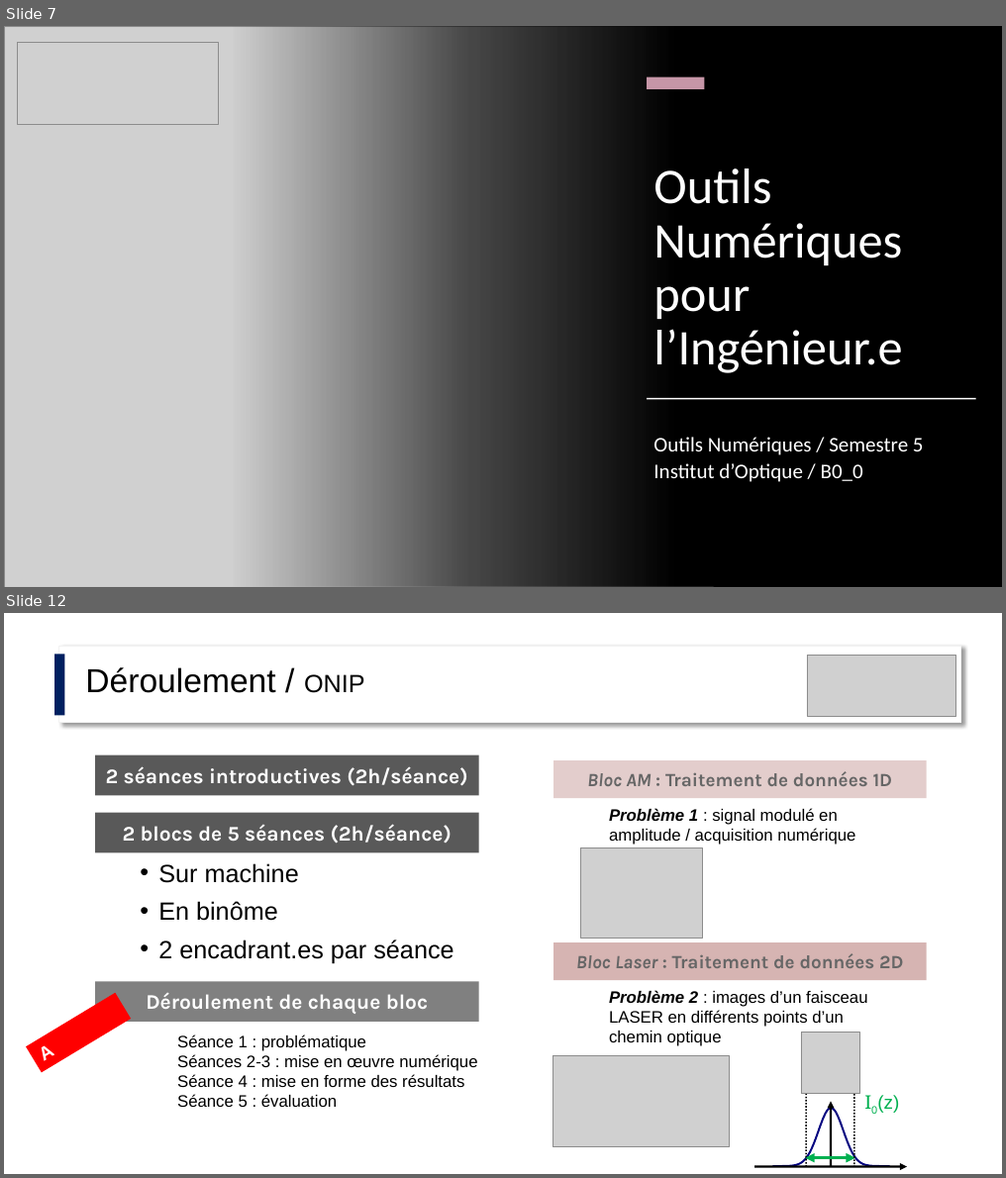
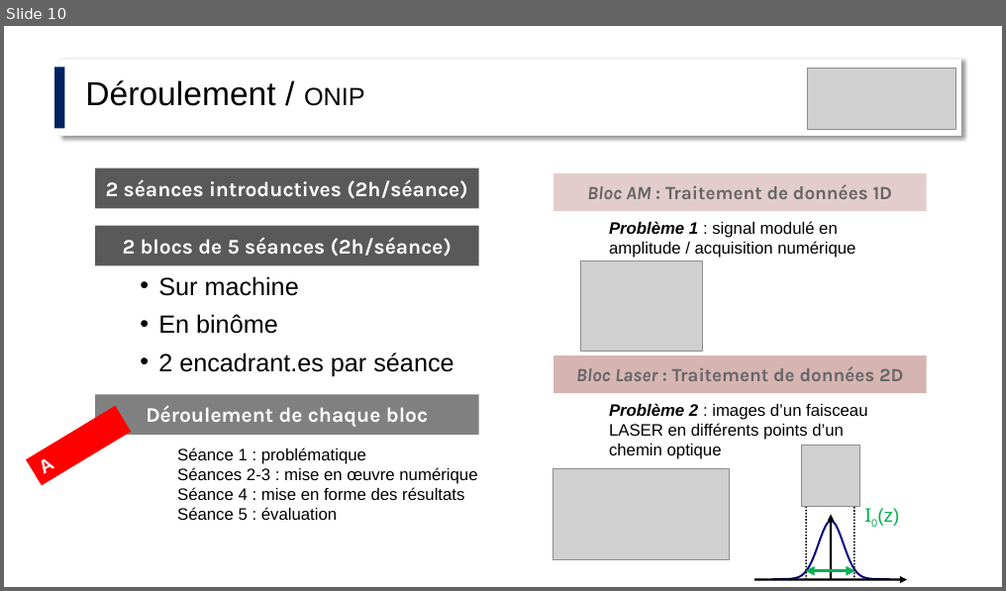
Before and after one commit to jvillemejane/jvillemejane, a slide deck: Presentations/2024_COPERF_Informatique.pptx. Shown one above the other, each under a label of ours: slides 7 and 12 before the commit, slide 10 after it; the slides between them are not shown. The pictures are 1006x1178 and 1006x591 pixels, drawn with LibreOffice and Linux fonts; fonts in the diff are those of the drawing; grey boxes stand for pictures. Boxes give left, top, right and bottom in pixels: in the first picture for what was removed or moved away, otherwise in the second. Text is boxed around its words. In the diff, an @@ line names an element or a change of style, - is before the commit and + after.

```diff
--- a/Presentations/2024_COPERF_Informatique.pptx
+++ b/Presentations/2024_COPERF_Informatique.pptx
@@ slide 7 removed at box(4, 26, 1002, 587), background #000000 @@
@@ rectangle removed at box(4, 26, 1002, 587) @@
@@ picture removed at box(4, 26, 714, 587) @@
@@ picture removed at box(18, 42, 218, 124) @@
@@ rectangle removed at box(233, 26, 1002, 587) @@
@@ rectangle removed at box(647, 77, 704, 89) @@
@@ title removed at box(653, 169, 902, 373) @@
-Outils Numériques pour l’Ingénieur.e
@@ rectangle removed at box(648, 398, 976, 399) @@
@@ subtitle removed at box(653, 437, 924, 482) @@
-Outils Numériques / Semestre 5 Institut d’Optique / B0_0
@@ what was slide 12 is now slide 10 @@
```
Also in this commit, not shown: 5 slides changed, 6 slides added, 10 other slides removed.
